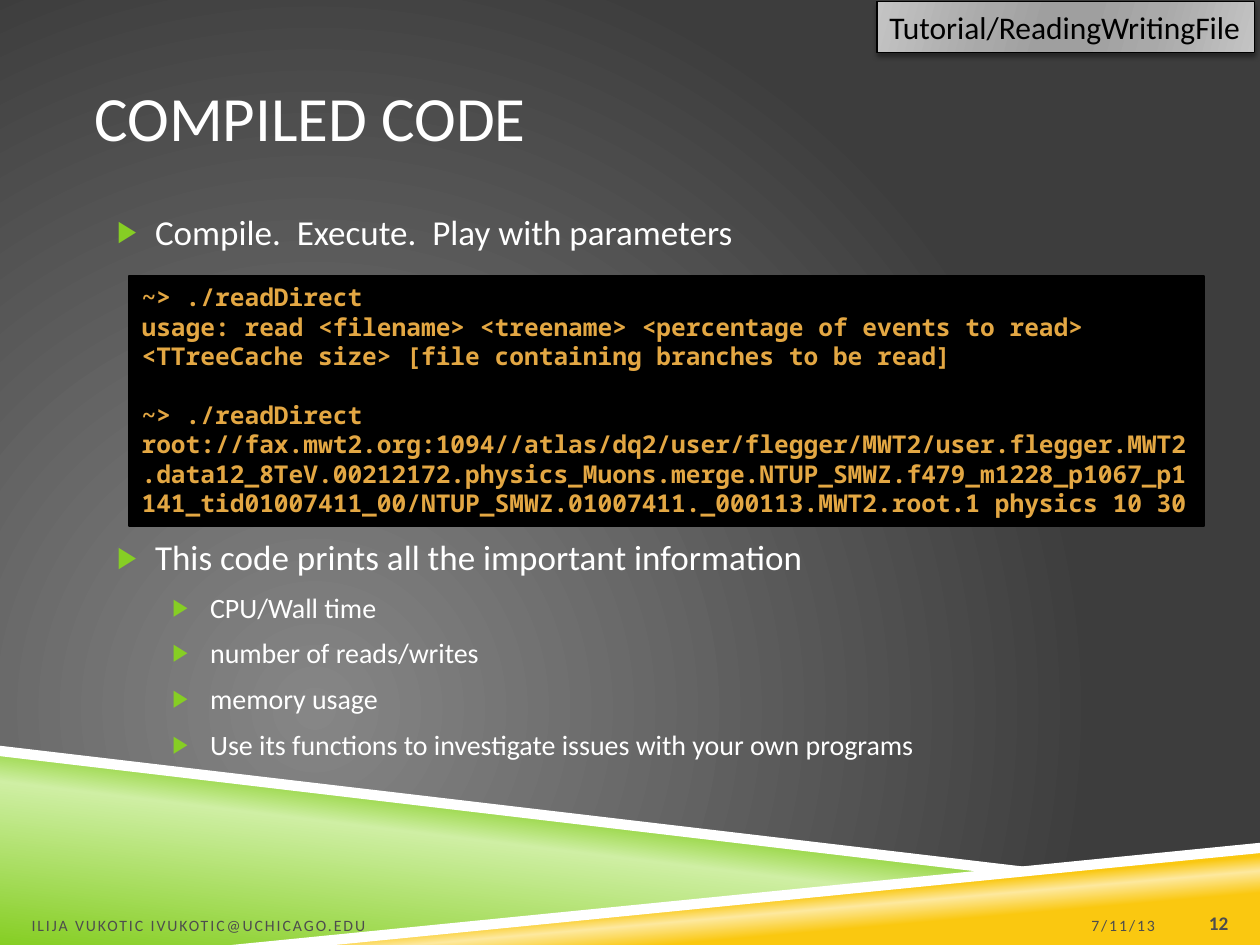
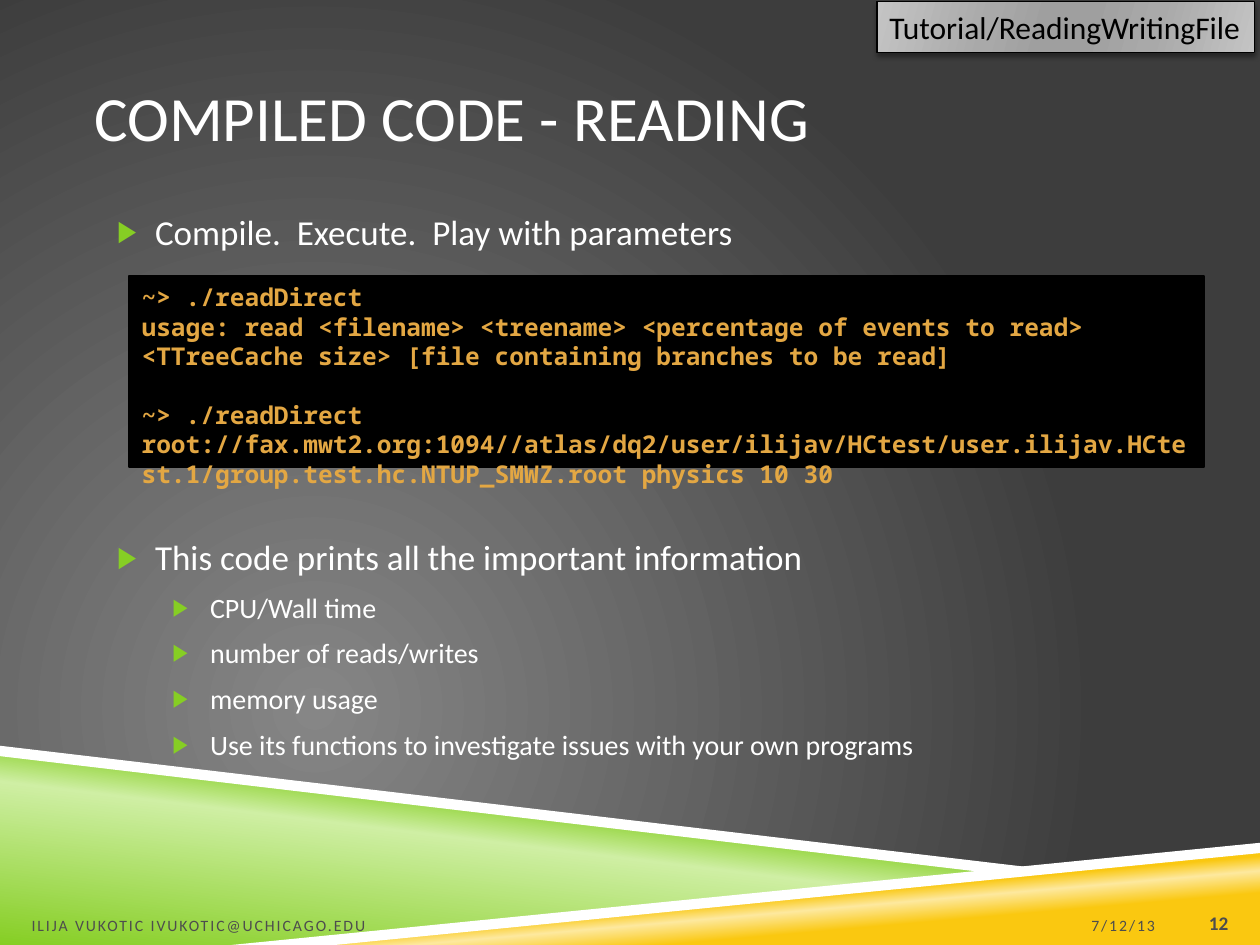
Before and after one commit to ivukotic/Tutorial, a slide deck: slide 12 of Tutorial.pptx. Drawn at 1260x945 pixels with LibreOffice and Linux fonts; fonts in the diff are those of the drawing; background and template pictures are left out. Boxes give left, top, right and bottom in pixels: in the first picture for what was removed or moved away, otherwise in the second. Text is boxed around its words. In the diff, an @@ line names an element or a change of style, - is before the commit and + after.

```diff
--- a/Tutorial.pptx
+++ b/Tutorial.pptx
@@ title at (94, 100, 808, 142): text changed @@
-COMPILED CODE
+COMPILED CODE - READING
@@ rectangle "~> ./readDirect": place and size @@
-rectangle "~> ./readDirect" at (130, 276, 1205, 527)
+rectangle "~> ./readDirect" at (130, 276, 1205, 466)
@@ text in rectangle at (142, 405, 1187, 489): text changed @@
-~> ./readDirect root://fax.mwt2.org:1094//atlas/dq2/user/flegger/MWT2/user.flegger.MWT2.data12_8TeV.00212172.physics_Muons.merge.NTUP_SMWZ.f479_m1228_p1067_p1141_tid01007411_00/NTUP_SMWZ.01007411._000113.MWT2.root.1 physics 10 30
+~> ./readDirect root://fax.mwt2.org:1094//atlas/dq2/user/ilijav/HCtest/user.ilijav.HCtest.1/group.test.hc.NTUP_SMWZ.root physics 10 30
@@ text at (1091, 920, 1155, 932): text changed @@
-7/11/13
+7/12/13
```
Also in this commit, not shown: 5 other slides changed, 1 slide added, 1 other file.
